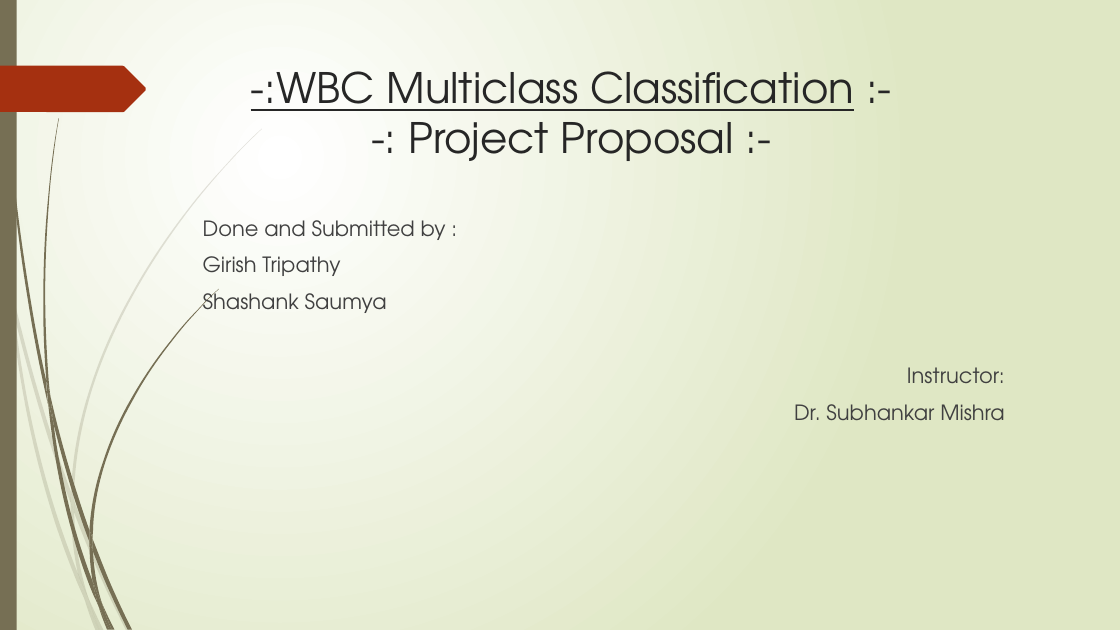
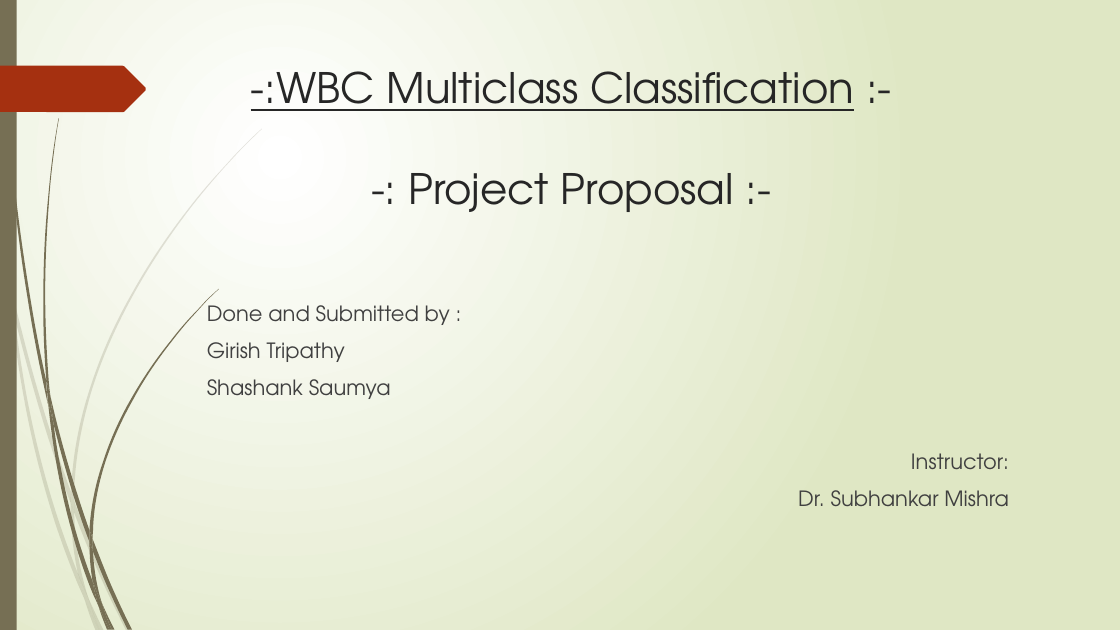
Before and after one commit to ShashankSaumya123/WBC-Classification, a slide deck: slide 1 of Presentation/Project proposal.pptx. Drawn at 1120x630 pixels with LibreOffice and Linux fonts; fonts in the diff are those of the drawing. Boxes give left, top, right and bottom in pixels: in the first picture for what was removed or moved away, otherwise in the second. Text is boxed around its words. In the diff, an @@ line names an element or a change of style, - is before the commit and + after.

Commit message:
Small alignment changes in ppt

```diff
--- a/Presentation/Project proposal.pptx
+++ b/Presentation/Project proposal.pptx
@@ title "-:WBC Multiclass Classification :- -: ..." rewrapped from (251, 71, 854, 161) to (251, 71, 854, 212) @@
@@ text "Done and Submitted by :" rewrapped from (203, 220, 1005, 420) to (207, 299, 1009, 506) @@
```
